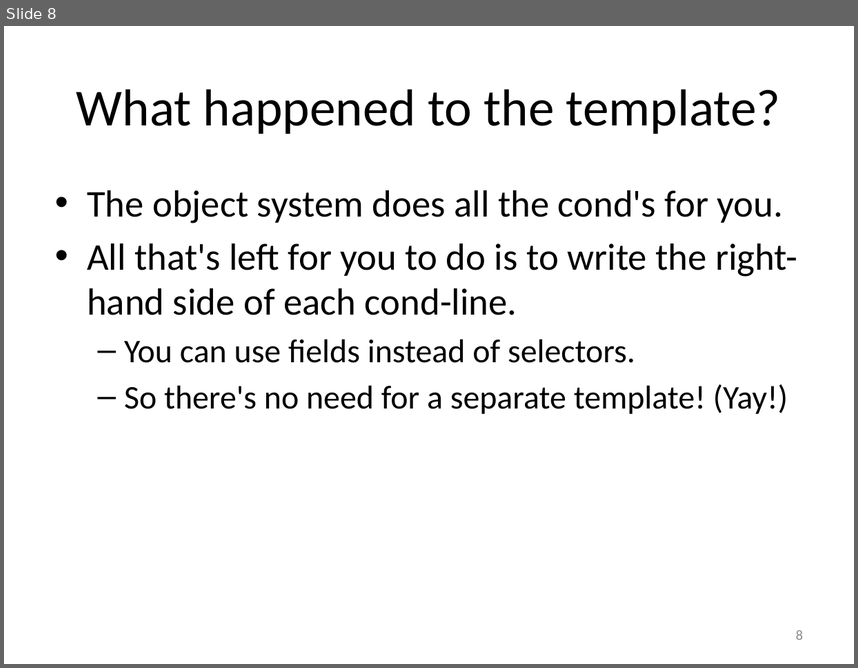
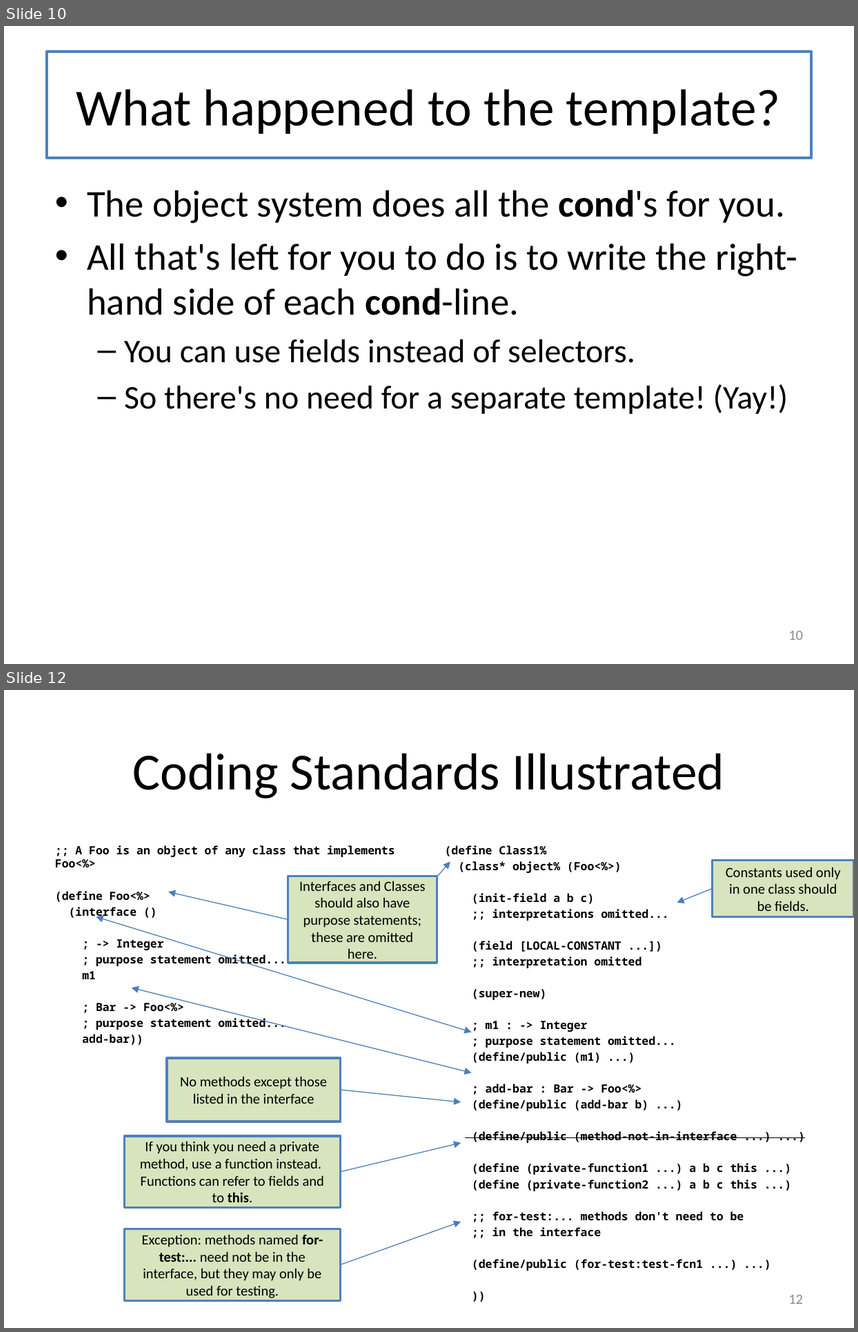
Before and after one commit to mwand/cs5010f16, a slide deck: Slides/Lesson 9.5 The Design Recipe Using Classes.pptx. Shown one above the other, each under a label of ours: slide 8 before the commit, slides 10 and 12 after it; the slides between them are not shown. The pictures are 858x668 and 858x1332 pixels, drawn with LibreOffice and Linux fonts; fonts in the diff are those of the drawing. Boxes give left, top, right and bottom in pixels: in the first picture for what was removed or moved away, otherwise in the second. Text is boxed around its words. In the diff, an @@ line names an element or a change of style, - is before the commit and + after.

```diff
--- a/Slides/Lesson 9.5 The Design Recipe Using Classes.pptx
+++ b/Slides/Lesson 9.5 The Design Recipe Using Classes.pptx
@@ slide 12 added at <box>4,690,854,1328</box>, background #FFFFFF @@
@@ title added at <box>47,716,811,822</box>, fill #FFFFFF, outline #4F81BD 2 pt, 44 pt, text #000000 @@
+Coding Standards Illustrated
@@ text added at <box>55,845,395,1045</box>, 9.6 pt, text #000000, bold @@
+;; A Foo is an object of any class that implements Foo<%>
+(define Foo<%>
+(interface ()
+; -> Integer
+; purpose statement omitted...
+m1
+; Bar -> Foo<%>
+; purpose statement omitted...
+add-bar))
@@ text added at <box>445,845,757,1236</box>, 9.6 pt, text #000000, bold @@
+(define Class1%
+(class* object% (Foo<%>)
+(init-field a b c)
+;; interpretations omitted...
+(field [LOCAL-CONSTANT ...])
+;; interpretation omitted
+(super-new)
+; m1 : -> Integer
+; purpose statement omitted...
+(define/public (m1) ...)
+; add-bar : Bar -> Foo<%>
+(define/public (add-bar b) ...)
+(define/public (method-not-in-interface ...) ...)
+(define (private-function1 ...) a b c this ...)
+(define (private-function2 ...) a b c this ...)
+;; for-test:... methods don't need to be
+;; in the interface
+(define/public (for-test:test-fcn1 ...) ...)
+))
@@ arrow added from (437, 876) to (450, 862), #4B7EBC 0.75 pt @@
@@ rectangle added at <box>712,860,854,917</box>, fill #D7E4BD, outline #4F81BD 2 pt, 12 pt, text #000000 @@
+Constants used only in one class should be fields.
@@ arrow added from (288, 920) to (168, 891), #4B7EBC 0.75 pt @@
@@ rectangle added at <box>288,876,437,963</box>, fill #D7E4BD, outline #4F81BD 2 pt, 12 pt, text #000000 @@
+Interfaces and Classes should also have purpose statements; these are omitted here.
@@ arrow added from (712, 888) to (677, 903), #4B7EBC 0.75 pt @@
@@ double arrow added from (96, 917) to (472, 1032), #4B7EBC 0.75 pt @@
@@ double arrow added from (132, 987) to (472, 1072), #4B7EBC 0.75 pt @@
@@ rectangle added at <box>168,1057,341,1121</box>, fill #D7E4BD, outline #4F81BD 2 pt, 12 pt, text #000000 @@
+No methods except those listed in the interface
@@ arrow added from (341, 1090) to (461, 1103), #4B7EBC 0.75 pt @@
@@ rectangle added at <box>125,1136,341,1207</box>, fill #D7E4BD, outline #4F81BD 2 pt, 12 pt, text #000000 @@
+If you think you need a private method, use a function instead. Functions can refer to fields and to this.
@@ arrow added from (341, 1171) to (461, 1142), #4B7EBC 0.75 pt @@
@@ arrow added from (341, 1265) to (461, 1221), #4B7EBC 0.75 pt @@
@@ rectangle added at <box>125,1228,341,1299</box>, fill #D7E4BD, outline #4F81BD 2 pt, 12 pt, text #000000 @@
+Exception: methods named for-test:... need not be in the interface, but they may only be used for testing.
@@ page number added at <box>789,1294,803,1303</box>, 12 pt, text #8C8C8C @@
+12
@@ what was slide 8 is now slide 10 @@
@@ slide 10 changed as well @@
@@ title "What happened to the template?": place and size @@
-title "What happened to the template?" at <box>76,89,781,134</box>
+title "What happened to the template?" at <box>47,52,811,158</box>
@@ title "What happened to the template?" at <box>47,52,811,158</box>: fill none to #FFFFFF; outline none to #4F81BD 2.25 pt @@
@@ text at <box>87,190,797,315</box>: bold on in "cond's", "cond-line." @@
@@ page number at <box>789,630,803,639</box>: text changed @@
-8
+10
```
Also in this commit, not shown: 20 other slides changed, 4 other slides added, 6 slides removed, 10 other files.
